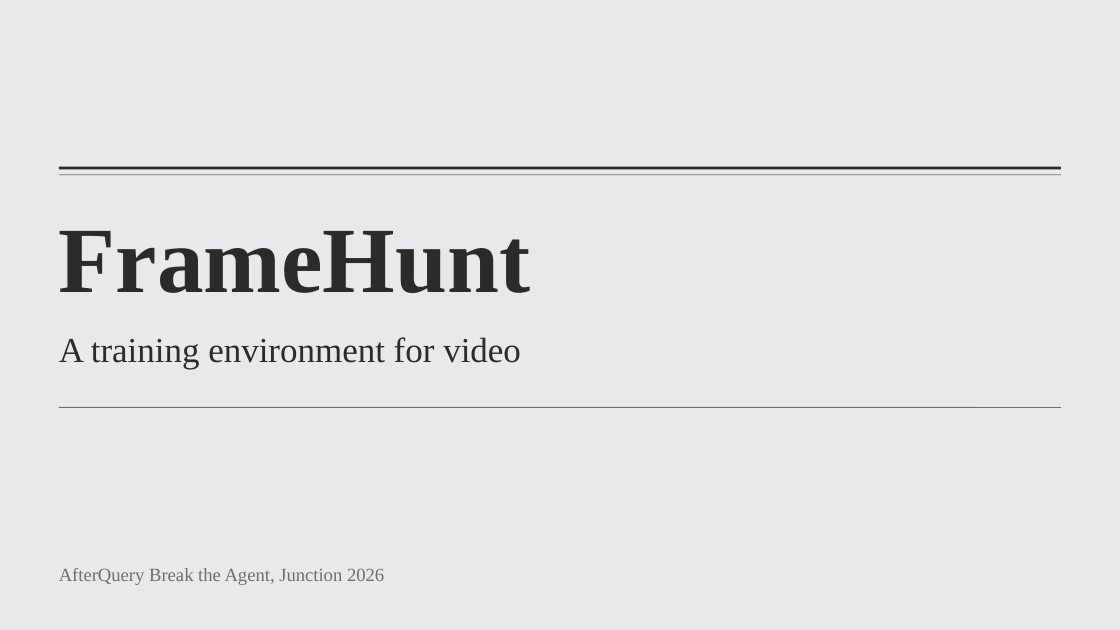
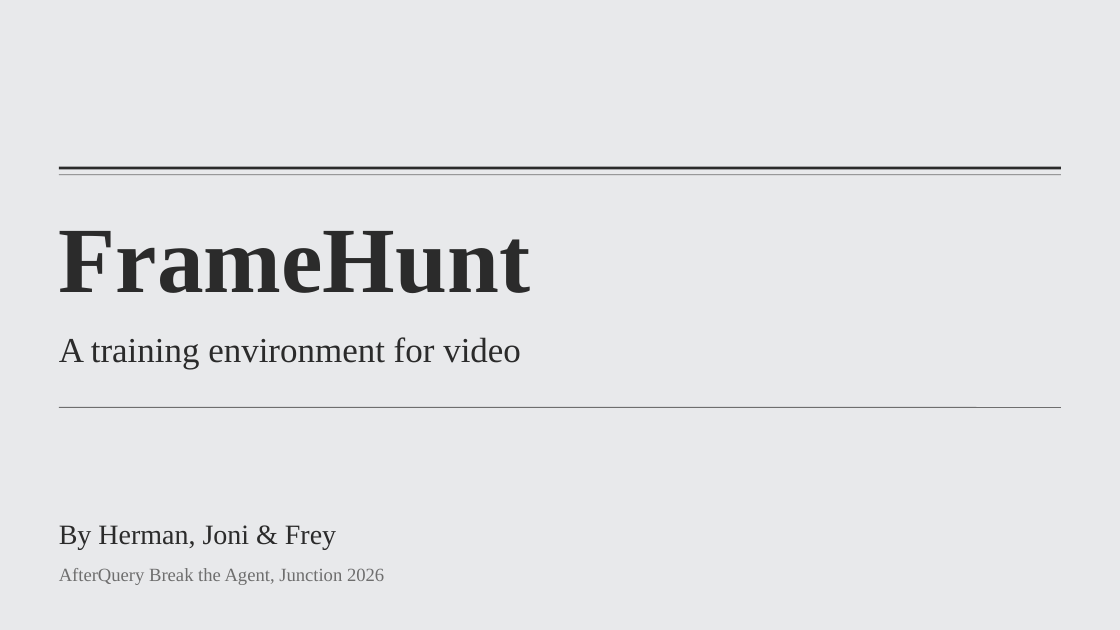
Before and after one commit to MrNaakka/bidy2, a slide deck: slide 1 of docs/framehunt-pitch-short.pptx. Drawn at 1120x630 pixels with LibreOffice and Linux fonts; fonts in the diff are those of the drawing; background and template pictures are left out. Boxes give left, top, right and bottom in pixels: in the first picture for what was removed or moved away, otherwise in the second. Text is boxed around its words. In the diff, an @@ line names an element or a change of style, - is before the commit and + after.

Commit message:
Update presentation with FrameHunt results

```diff
--- a/docs/framehunt-pitch-short.pptx
+++ b/docs/framehunt-pitch-short.pptx
@@ text added at (59,525,336,550), 24 pt, text #2B2B2B @@
+By Herman, Joni & Frey
```
Also in this commit, not shown: 1 other slide changed, 3 slides added, 2 slides removed.
